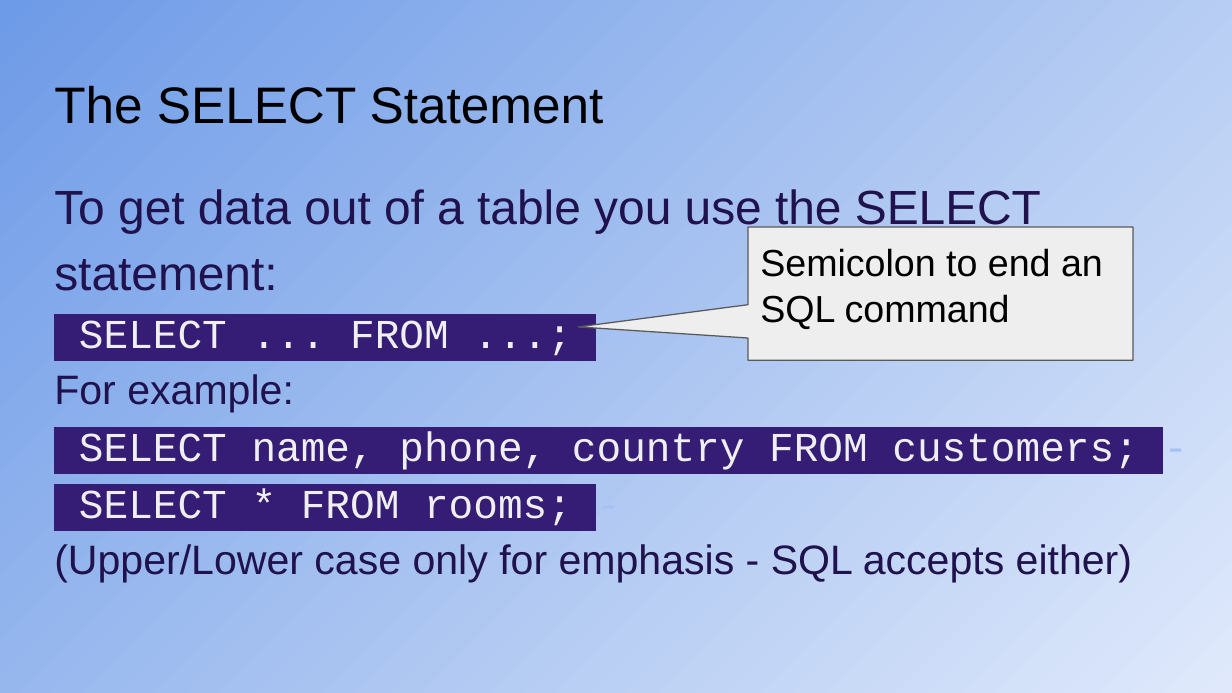
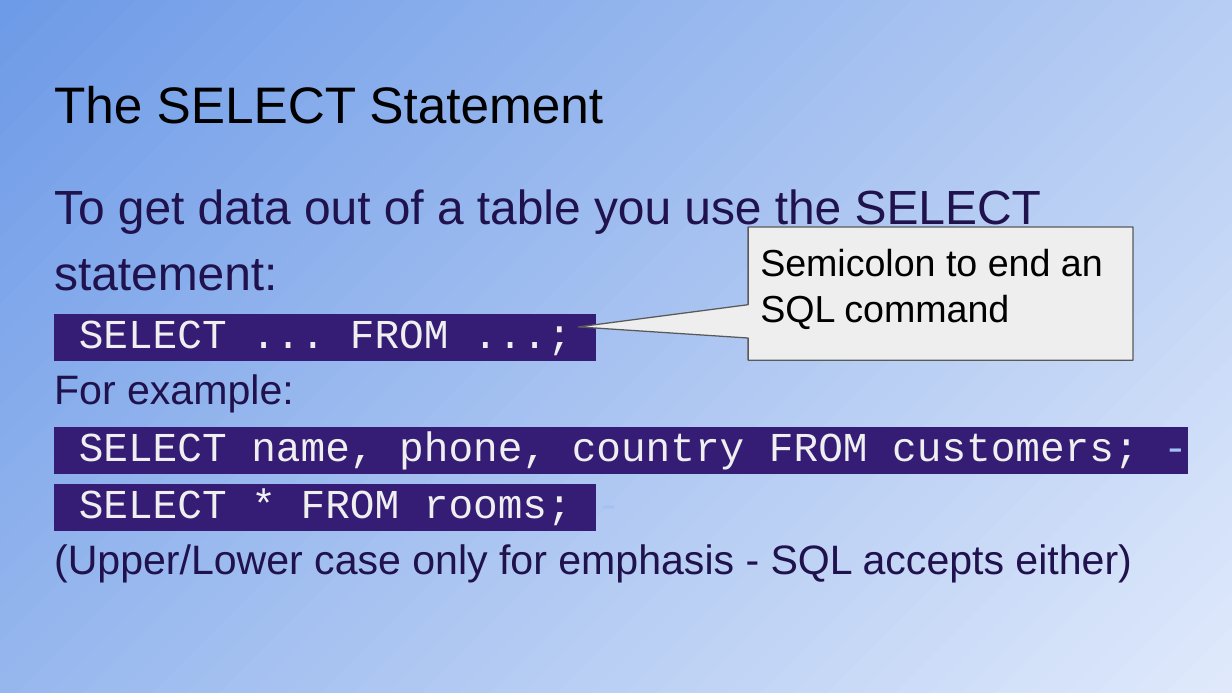
Before and after one commit to KeithBremer/CYF-DB-Module, a slide deck: slide 14 of db/week-1/CYF_DB_1.pptx. Drawn at 1232x693 pixels with LibreOffice and Linux fonts; fonts in the diff are those of the drawing. Boxes give left, top, right and bottom in pixels: in the first picture for what was removed or moved away, otherwise in the second. Text is boxed around its words. In the diff, an @@ line names an element or a change of style, - is before the commit and + after.

```diff
--- a/db/week-1/CYF_DB_1.pptx
+++ b/db/week-1/CYF_DB_1.pptx
@@ text "To get data out of ..." at <box>54,189,1138,583</box>: highlight none to #351C75 in "-" @@
@@ rounded speech box "Semicolon to end an SQL ..." at <box>748,227,1132,360</box>: outline #595959 0.75 pt to #595959 0.74 pt @@
```
Also in this commit, not shown: 20 other slides changed, 3 other files.
